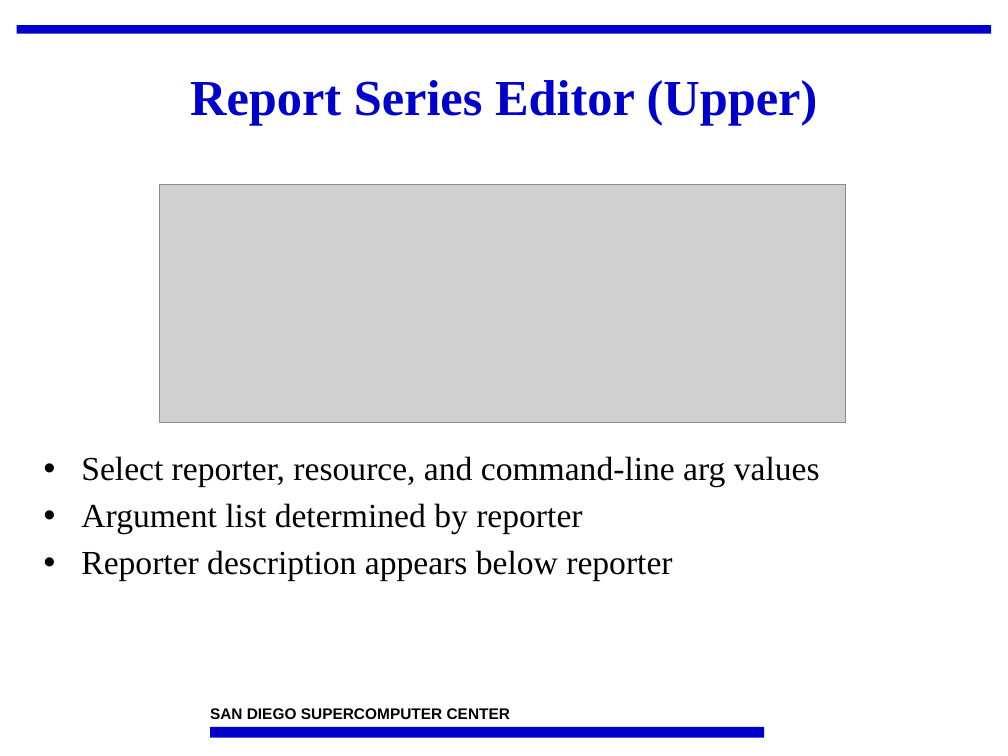
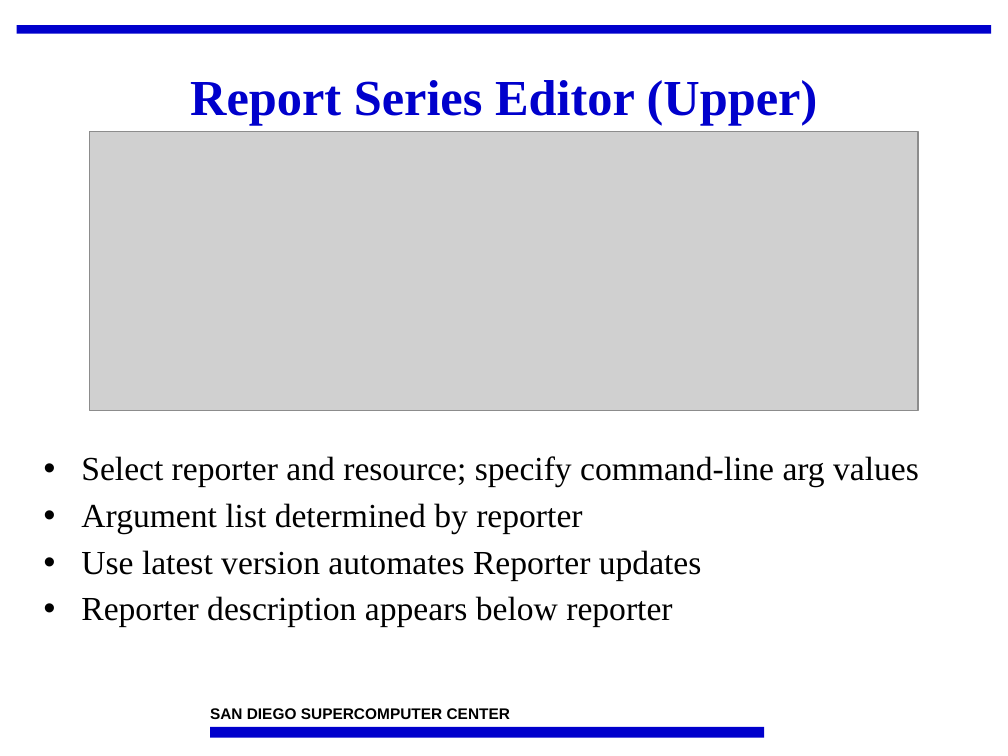
Before and after one commit to IncaProject/inca-xsede, a slide deck: slide 13 of talks/2008workshop/incat.ppt (slide 18 before the commit). Drawn at 1008x756 pixels with LibreOffice and Linux fonts; fonts in the diff are those of the drawing; grey boxes stand for pictures; background and template pictures are left out. Boxes give left, top, right and bottom in pixels: in the first picture for what was removed or moved away, otherwise in the second. Text is boxed around its words. In the diff, an @@ line names an element or a change of style, - is before the commit and + after.

```diff
--- a/talks/2008workshop/incat.ppt
+++ b/talks/2008workshop/incat.ppt
@@ picture: place and size @@
-picture at (159, 184, 846, 422)
+picture at (90, 131, 918, 410)
@@ text at (81, 456, 919, 487): text changed @@
-• Select reporter, resource, and command-line arg values
+• Select reporter and resource; specify command-line arg values
@@ text at (81, 550, 702, 580): paragraph added @@
+• Use latest version automates Reporter updates
```
Also in this commit, not shown: 11 other slides changed, 2 slides added, 6 slides removed, 2 other files.
